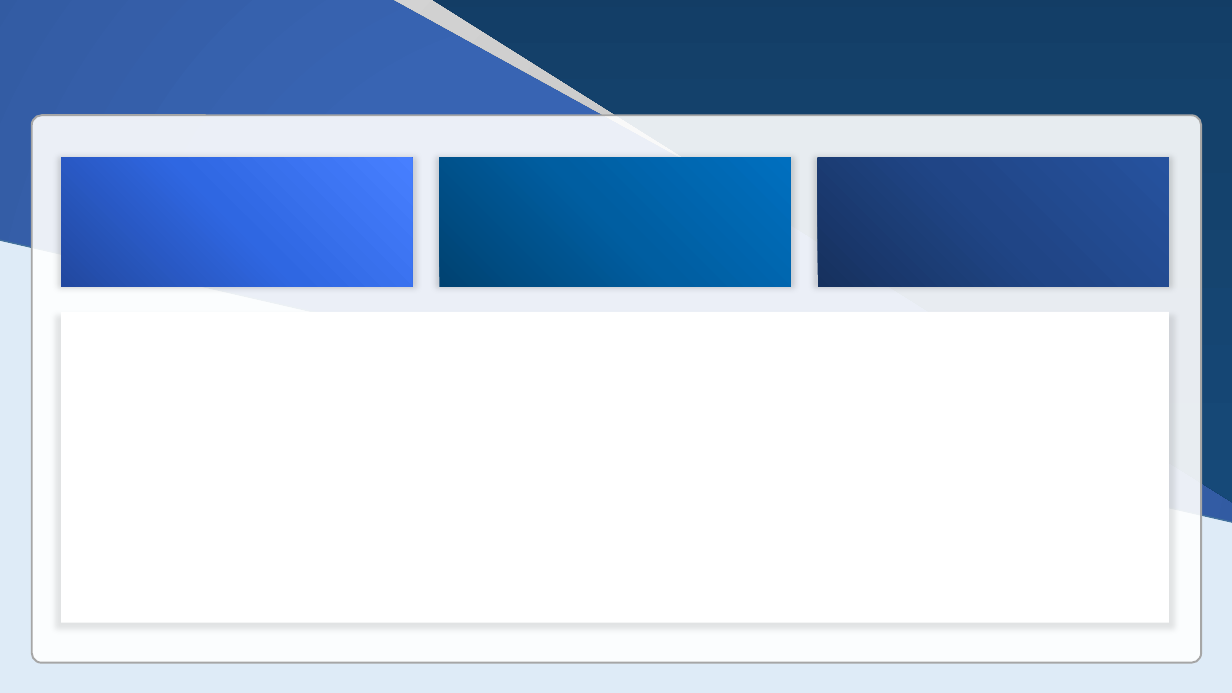
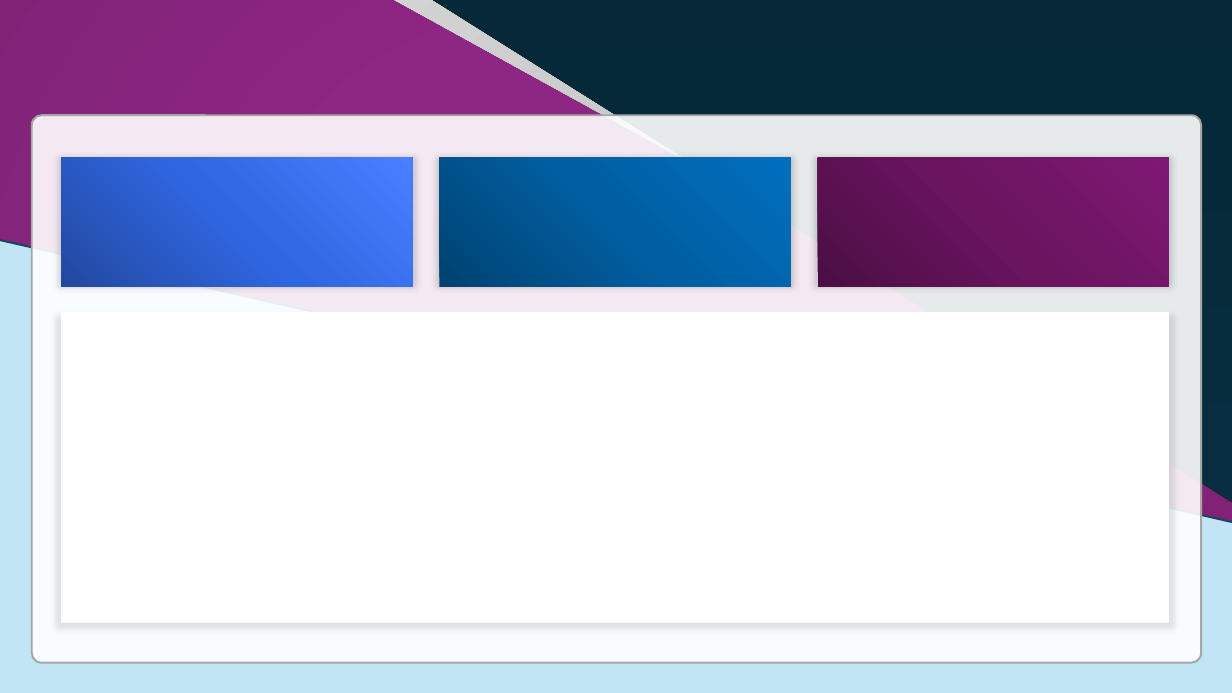
Before and after one commit to fernandomuzaber/data-analytics-projects, a slide deck: slide 11 of Proyectos/Proyecto8 - Funciones Adicionales de Power BI/Recursos/Interfaces+Power+BI/Fondos/Fondos Plantilla.pptx (slide 10 before the commit). Drawn at 1232x693 pixels with LibreOffice and Linux fonts; fonts in the diff are those of the drawing. Boxes give left, top, right and bottom in pixels: in the first picture for what was removed or moved away, otherwise in the second. Text is boxed around its words. In the diff, an @@ line names an element or a change of style, - is before the commit and + after.

Commit message:
feat: pptx background setup

```diff
--- a/Proyectos/Proyecto8 - Funciones Adicionales de Power BI/Recursos/Interfaces+Power+BI/Fondos/Fondos Plantilla.pptx
+++ b/Proyectos/Proyecto8 - Funciones Adicionales de Power BI/Recursos/Interfaces+Power+BI/Fondos/Fondos Plantilla.pptx
@@ background #DEEBF7 to #C1E5F5 @@
@@ right triangle at [0,0,1232,689]: fill gradient #0E2F4C to #14426C to #184F80 to gradient #041D29 to #052A3A to #063245 @@
@@ right triangle at [0,0,1232,693]: fill gradient #3864B3 to #2F5597 to #2C4F8C to gradient #8E2683 to #78206E to #701E67; outline #43739E 1 pt to #104760 1.5 pt @@
@@ rounded rectangle at [818,158,1169,287]: fill gradient #18315E to #224585 to #28529E to gradient #4B0F44 to #6B1661 to #7F1A73 @@
```
Also in this commit, not shown: 12 other slides changed, 1 slide added, 4 other files.
